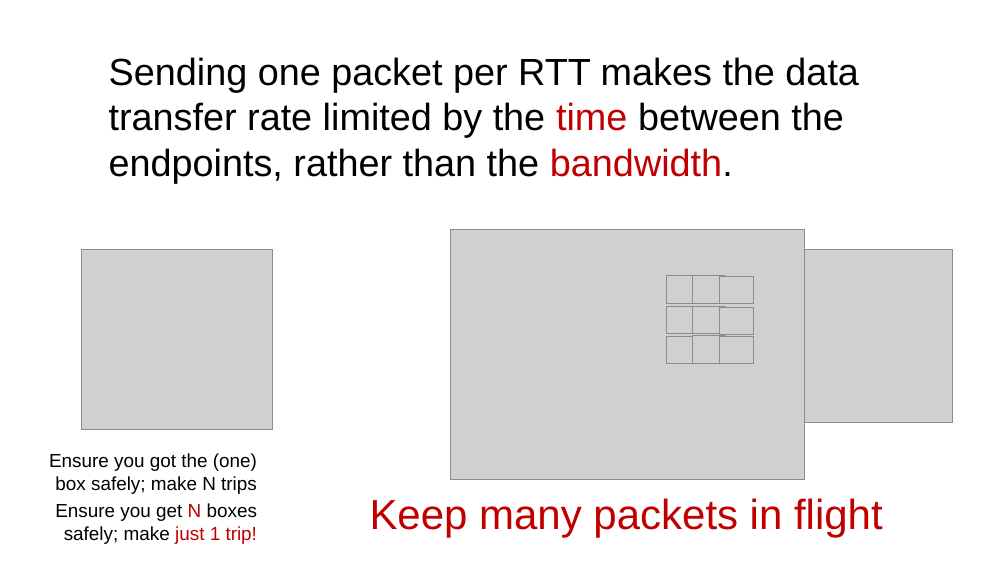
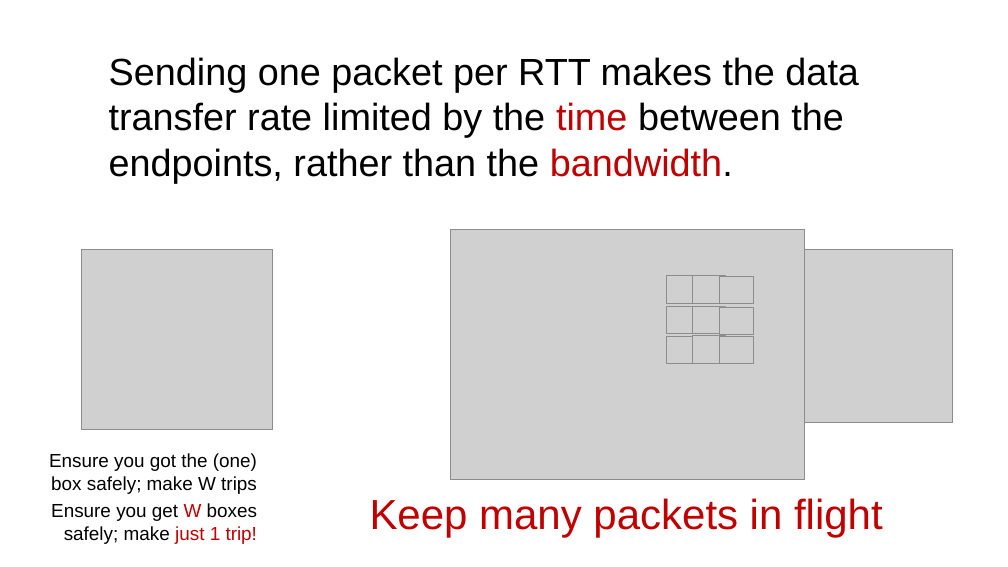
Before and after one commit to ngsrinivas/coursegen, a slide deck: slide 3 of ex/352-F24/staging/352-F24/lectures/14-tp-pipelined-reliable-delivery.pptx. Drawn at 1008x567 pixels with LibreOffice and Linux fonts; fonts in the diff are those of the drawing; grey boxes stand for pictures. Boxes give left, top, right and bottom in pixels: in the first picture for what was removed or moved away, otherwise in the second. Text is boxed around its words. In the diff, an @@ line names an element or a change of style, - is before the commit and + after.

```diff
--- a/ex/352-F24/staging/352-F24/lectures/14-tp-pipelined-reliable-delivery.pptx
+++ b/ex/352-F24/staging/352-F24/lectures/14-tp-pipelined-reliable-delivery.pptx
@@ text at (49, 453, 257, 494): text changed @@
-Ensure you got the (one) box safely; make N trips
+Ensure you got the (one) box safely; make W trips
@@ text at (51, 503, 257, 544): text changed @@
-Ensure you get N boxes safely; make just 1 trip!
+Ensure you get W boxes safely; make just 1 trip!
```
Also in this commit, not shown: 1 other slide changed, 1 other file.
